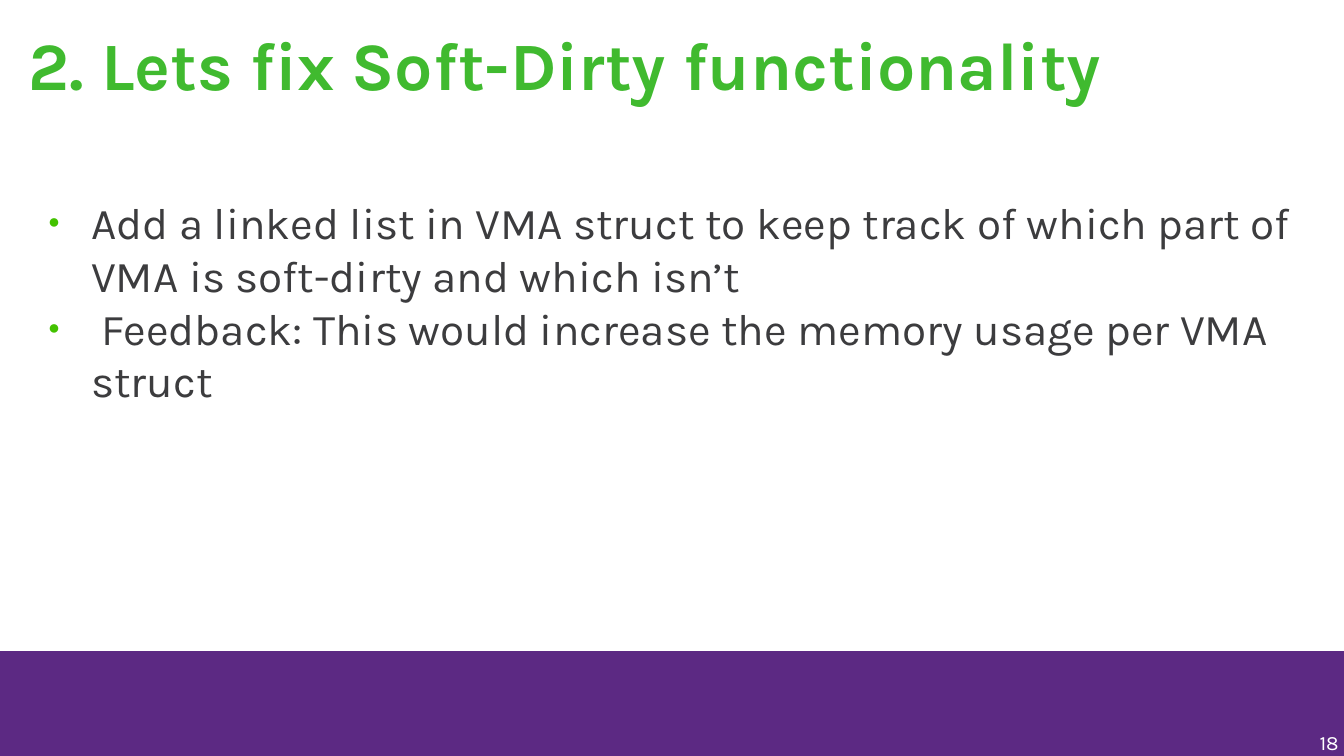
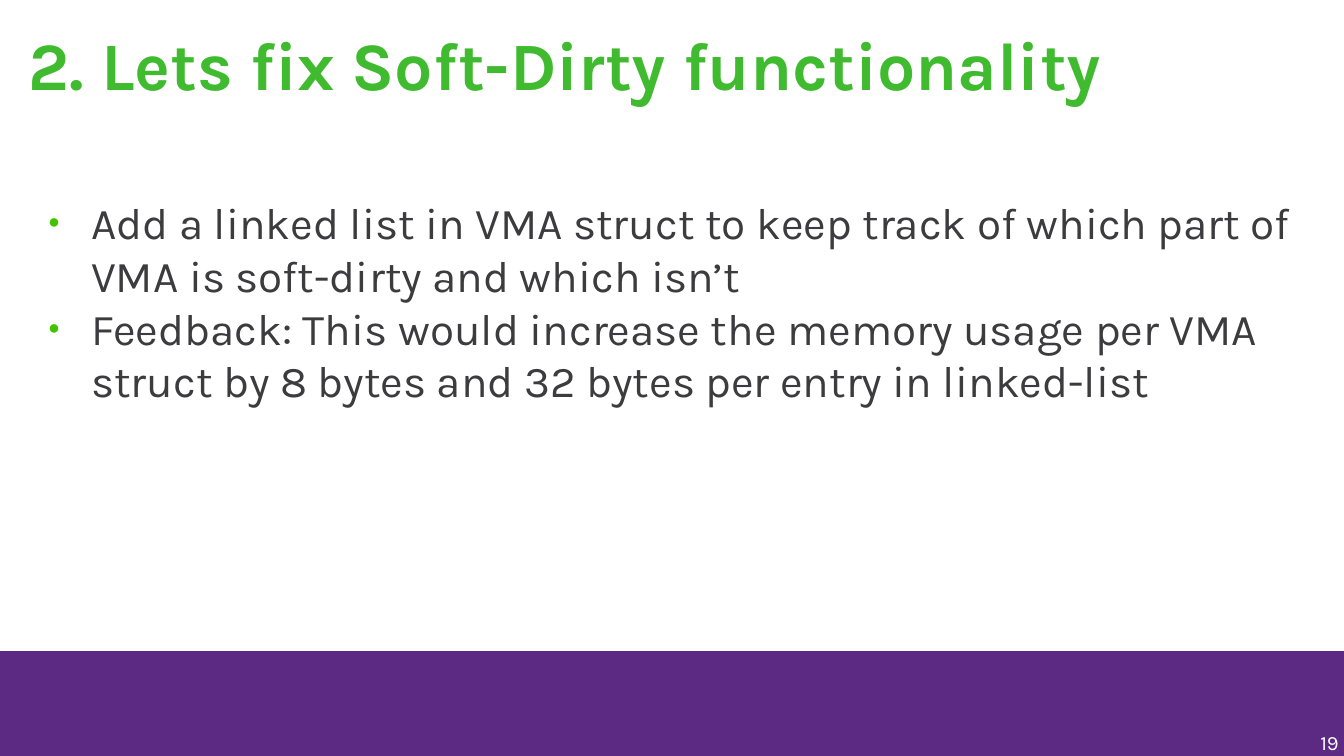
Before and after one commit to musamaanjum/presentations, a slide deck: slide 19 of Adding-Functionality-to-make-Windows-games-run-faster-on-Linux-v1.odp (slide 18 before the commit). Drawn at 1344x756 pixels with LibreOffice and Linux fonts; fonts in the diff are those of the drawing; background and template pictures are left out. Boxes give left, top, right and bottom in pixels: in the first picture for what was removed or moved away, otherwise in the second. Text is boxed around its words. In the diff, an @@ line names an element or a change of style, - is before the commit and + after.

```diff
--- a/Adding-Functionality-to-make-Windows-games-run-faster-on-Linux-v1.odp
+++ b/Adding-Functionality-to-make-Windows-games-run-faster-on-Linux-v1.odp
@@ text at box(91, 314, 1257, 408): text changed @@
-● Feedback: This would increase the memory usage per VMA struct
+● Feedback: This would increase the memory usage per VMA struct by 8 bytes and 32 bytes per entry in linked-list
@@ page number at box(1320, 737, 1338, 750): text changed @@
-18
+19
```
Also in this commit, not shown: 20 other slides changed, 1 slide added.
